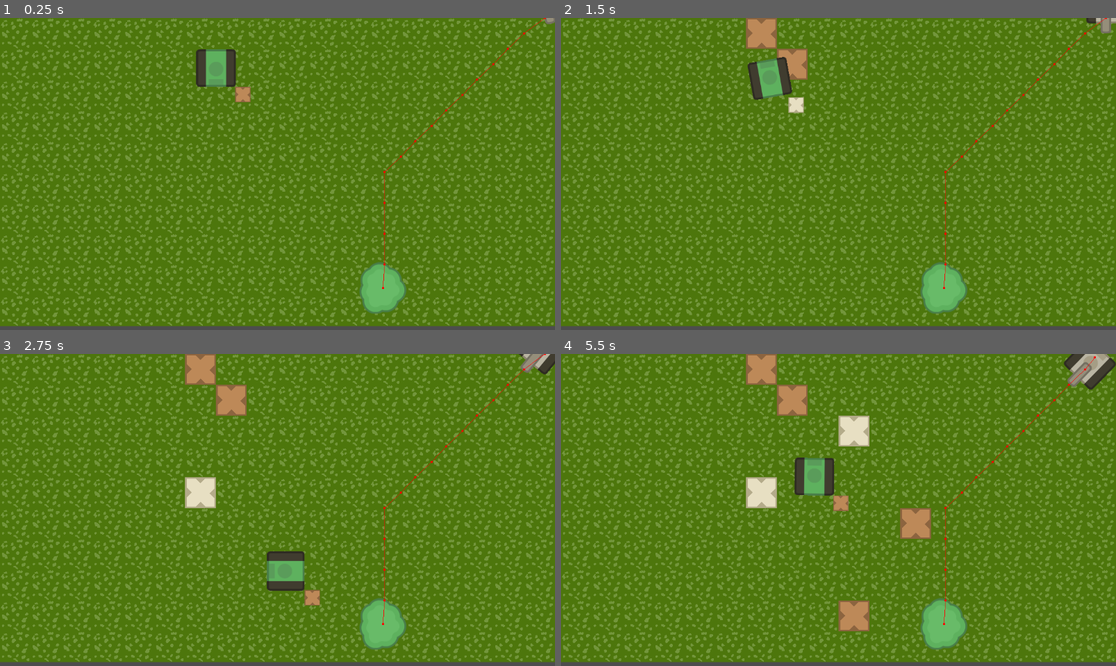
Above: before the commit, frames 1-4 (two rows, left to right).
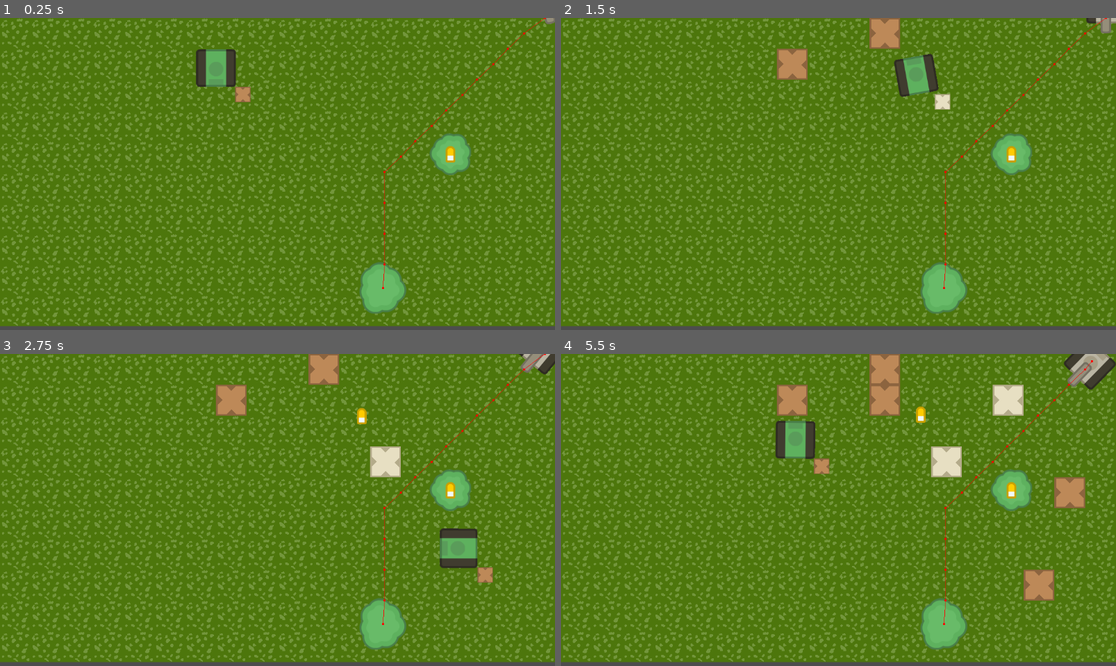
Above: after the commit, the same moments.

Repository: gerep/wall-and-order
Game: Godot game, scene res://scenes/level/level.tscn
Two runs of this game, one before a commit and one after it. Both use one fixed random seed, a clock stepped at 60 frames per second and the inputs below.
Inputs:
- Up to frame 1 (0.25 s): no input
- Up to frame 2 (1.5 s): tap Enter at 0.5 s; hold Right (ui_right) 0.53-1.28 s; hold Space (place) 0.53-1.28 s; hold Down (ui_down) from 1.28 s (still down); tap Space (place) at 1.35 s
- Up to frame 3 (2.75 s): release Down (ui_down) at 2.03 s; hold Right (ui_right) from 2.03 s (still down); hold Space (place) from 2.03 s (still down)
- Up to frame 4 (5.5 s): release Right (ui_right) at 2.78 s; release Space (place) at 2.78 s; hold Up (ui_up) 2.78-3.53 s; tap Space (place) at 2.85, 4.35 s; hold Space (place) 3.53-4.28 s; hold Left (ui_left) 3.53-5.03 s; hold Down (ui_down) from 5.03 s (still down); hold Space (place) from 5.03 s (still down)

The runs differ from the first frame. In frame 1, 0.8% of the frame differs, in the area x 77-85%, y 36-51%; in frame 2, 3.9%; in frame 3, 5.1%; in frame 4, 8.8%, in the area x 33-97%, y 0-89%.

Commit message:
add tower

Diff:
--- a/scenes/level/level.tscn
+++ b/scenes/level/level.tscn
@@ -4,6 +4,7 @@
 [ext_resource type="Texture2D" uid="uid://4x4xbhn2v7xd" path="res://assets/tileset.png" id="1_nbgty"]
 [ext_resource type="PackedScene" uid="uid://bg402yve2oxks" path="res://scenes/eagle/eagle.tscn" id="4_hnne4"]
 [ext_resource type="PackedScene" uid="uid://by0u4fiidlly7" path="res://scenes/player/player.tscn" id="4_qkmgm"]
+[ext_resource type="PackedScene" uid="uid://ckod6a185q6fh" path="res://scenes/towers/tower.tscn" id="5_hnne4"]
 
 [sub_resource type="NavigationPolygon" id="NavigationPolygon_i166f"]
 vertices = PackedVector2Array(28.632813, -28.632813, 32, -18.523438, 32, 18.523438, 28.632813, 28.632813, 21.898438, 32, -18.523438, 32, -28.632813, 28.632813, -32, 21.898438, -32, -21.898438, -28.632813, -28.632813, -21.898438, -32, 18.523438, -32)
@@ -25,7 +26,7 @@
 
 [sub_resource type="TileSet" id="TileSet_m0bv2"]
 tile_size = Vector2i(64, 64)
-physics_layer_0/collision_layer = 2
+physics_layer_0/collision_layer = 24
 navigation_layer_0/layers = 1
 custom_data_layer_0/name = "wall_type"
 custom_data_layer_0/type = 4
@@ -48,3 +49,6 @@
 
 [node name="Eagle" parent="." unique_id=1686697668 instance=ExtResource("4_hnne4")]
 position = Vector2(795, 561)
+
+[node name="Tower" parent="." unique_id=1628834733 instance=ExtResource("5_hnne4")]
+position = Vector2(935, 283)
--- /dev/null
+++ b/scenes/towers/tower.gd
@@ -0,0 +1,16 @@
+extends StaticBody2D
+
+@onready var area2D: Area2D = $Area2D
+
+const BULLET_SCENE = preload("uid://ce2yywdbrmmiv")
+
+
+func _ready() -> void:
+	area2D.body_entered.connect(_on_body_entered)
+
+
+func _on_body_entered(body: Node2D) -> void:
+	var bullet_scene: TowerBullet = BULLET_SCENE.instantiate()
+	bullet_scene.target_position = body.position
+	get_parent().call_deferred("add_child", bullet_scene)
+	bullet_scene.position = position
--- /dev/null
+++ b/scenes/towers/tower.tscn
@@ -0,0 +1,25 @@
+[gd_scene format=3 uid="uid://ckod6a185q6fh"]
+
+[ext_resource type="Texture2D" uid="uid://5fyyrlpmn1sp" path="res://assets/Environment/treeSmall.png" id="1_by3tn"]
+[ext_resource type="Script" uid="uid://byttcunhpgn7x" path="res://scenes/towers/tower.gd" id="1_g767u"]
+
+[sub_resource type="CircleShape2D" id="CircleShape2D_g767u"]
+radius = 45.01111
+
+[sub_resource type="CircleShape2D" id="CircleShape2D_vfpy0"]
+radius = 226.00221
+
+[node name="Tower" type="StaticBody2D" unique_id=1628834733]
+script = ExtResource("1_g767u")
+
+[node name="CollisionShape2D" type="CollisionShape2D" parent="." unique_id=2066910579]
+visible = false
+shape = SubResource("CircleShape2D_g767u")
+
+[node name="Sprite2D" type="Sprite2D" parent="." unique_id=975972842]
+texture = ExtResource("1_by3tn")
+
+[node name="Area2D" type="Area2D" parent="." unique_id=634706983]
+
+[node name="CollisionShape2D" type="CollisionShape2D" parent="Area2D" unique_id=293955378]
+shape = SubResource("CircleShape2D_vfpy0")
Not shown, added: scenes/towers/tower.gd.uid
